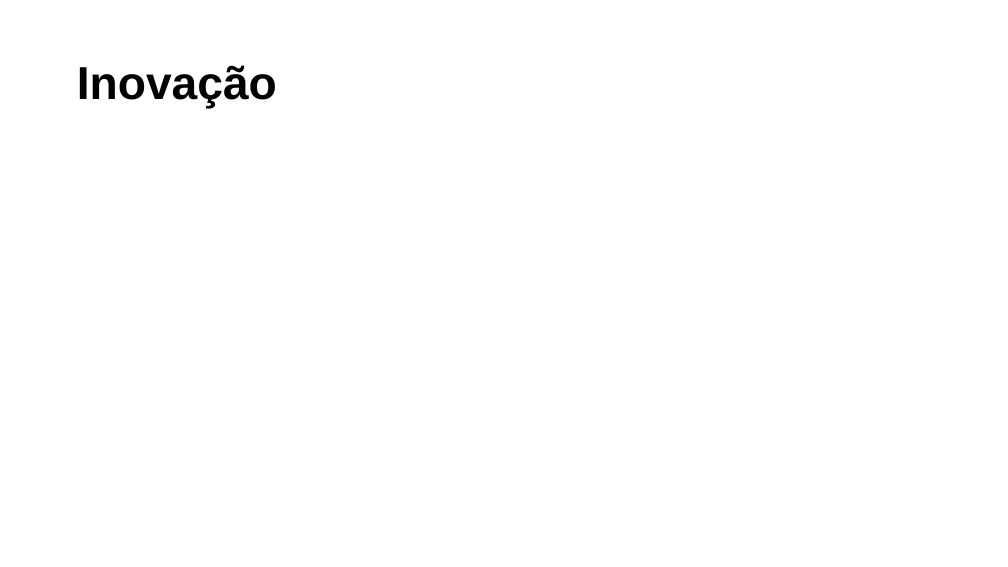
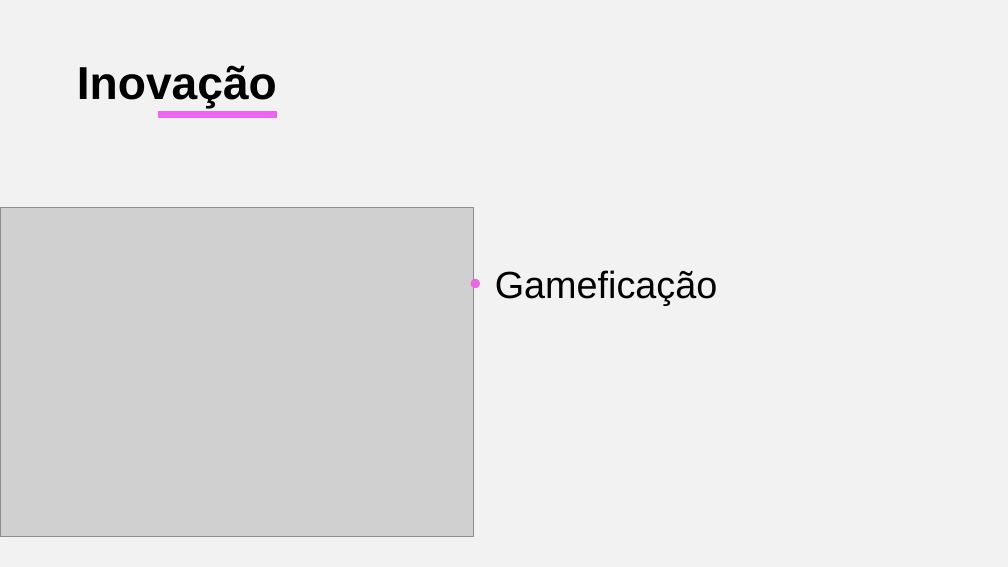
Before and after one commit to BandTec/2ADSA-2021-1-Grupo-01, a slide deck: slide 5 of Apresentação - Prepta.pptx (slide 4 before the commit). Drawn at 1008x567 pixels with LibreOffice and Linux fonts; fonts in the diff are those of the drawing; grey boxes stand for pictures. Boxes give left, top, right and bottom in pixels: in the first picture for what was removed or moved away, otherwise in the second. Text is boxed around its words. In the diff, an @@ line names an element or a change of style, - is before the commit and + after.

```diff
--- a/Apresentação - Prepta.pptx
+++ b/Apresentação - Prepta.pptx
@@ background #FFFFFF to #F2F2F2 @@
@@ line added from (277, 114) to (158, 114), #ED65F0 6 pt @@
@@ picture added at (0,207,474,537) @@
@@ ellipse added at (471,280,479,288), fill #EA68E1, outline #EA68E1 1 pt @@
@@ text added at (495,270,718,305), 36 pt, text #000000 @@
+Gameficação
```
Also in this commit, not shown: 6 other slides changed, 9 slides added, 9 slides removed, 1 other file.
